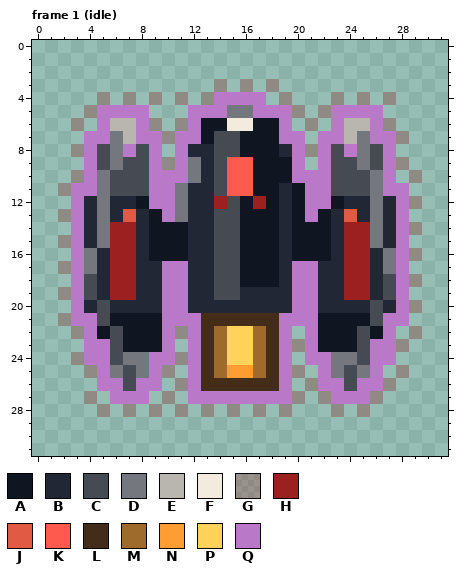
A pixel-art file gets an edit: assets/sources/enemies/razor_wing_drone_elite.ase. Above is the file before it was changed.
32x32 pixels, 11 frames. Shown: frame 1 (idle). The commit also changed other frames, which this record leaves out.
Visible layers, top first: "Elite Pod and Hooks", "Elite Outline", "Explosion", "Amber Engine", "Red Targeting", "Razor Wings", "Hull", "Elite Aura".
Palette (. is transparent): A #101522  B #222735  C #464a52  D #74777d  E #b8b6ae  F #f3ebdd  G #9c202044  H #9c2020  J #e15a43  K #ff5a4d  L #442d18  M #9e6b2d  N #ff9d32  P #ffd35a  Q #b979c8
Pixels before, frame 1 (idle), first column x 2:
 3 ............G.G.G...........
 4 ...G.G.G.G.GQQQQ.G...G.G.G..
 5 ..GQQQQ...QQQDDQQQG.GQQQQ...
 6 .G.QEEQG.GQAAFFAAQ.G.QEEQG..
 7 ..QQDEQQGQQACCAAAQQ.QQEDQQG.
 8 .GQCDQCQ.QBBCCAAABQGQCQDCQ..
 9 ..QCDCCQGQDBCKKAAAQ.QCCDCQG.
10 .GQDCCCQQQDBCKKAAAQQQCCCDQ.G
11 GQQDCCCQQDBBCKKAABAQQCCCDQQ.
12 .QBDBBAQQDBBHCAHABAQQABBDBQG
13 GQBDBJBAQDBBCCAAABAQABJBDBQ.
14 .QBDHHBAAABBCCAAABAAABHHDBQG
15 GQBDHHBAAABBCCAAABAAABHHDBQ.
16 .QDBHHBAAABBCCAAABAAABHHBDQG
17 GQDBHHBBQQBBCCAAABQQBBHHBDQ.
18 .QCBHHBBQQBBCCAAABQQBBHHBCQG
19 GQCBHHBBQQBBCCBBBBQQBBHHBCQ.
20 .QBCBBBBQQBBBBBBBBQQBBBBCBQG
21 GQQCAAAAQQQLLLLLLQQQAAAACQQ.
22 .GQACAAAQGQLMPPMLQ.QAAACAQ.G
23 ..QQCAAAQ.QLMPPMLQGQAAACQQG.
24 .GQQCDDQQGQLMPPMLQ.QQDDCQQ..
25 ..GQDCDQG.QLMNNMLQG.QDCDQ.G.
26 ...QQCQQ.GQLLLLLLQ.GQQCQQG..
27 ..G.QQQ.G.QQQQQQQQG.GQQQG...
28 ...G.G.G.G.G.G.G.G...G.G....
Once edited:
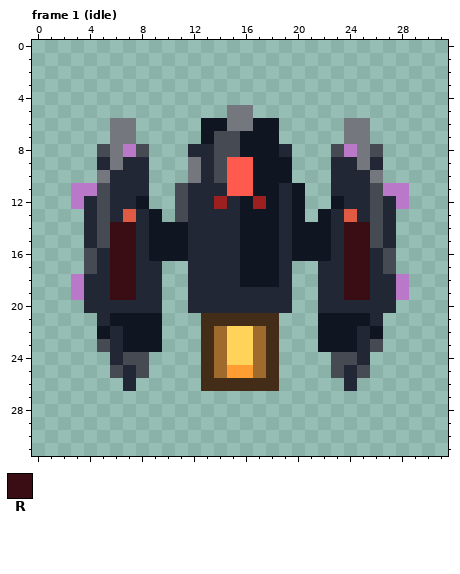
Colours new in this view: R #3a0d14
Changes in this commit:
layer "Elite Aura" now hidden
Changed rows in their new state; - is an unchanged pixel.
Frame 1 (idle):
first column x 2:
 3 ------------.-.-.-----------
 4 ---.-.-.-.-.....-.---.-.-.--
 5 --.....---...--....-.....---
 6 -.-.DD..-..--DD--.-.-.DD..--
 7 --..-D.....------..-..D-...-
 8 -..----.-.--------...----.--
 9 --.B-BB...--------.-.BB-B..-
10 -..-BBB...--------...BBB-.-.
11 .--CBBB..C--B------..BBBC---
12 ---C---..C---B-----..---C--.
13 ..-C----.C--BB-----.----C-.-
14 -.-CRR------BB--------RRC-..
15 ..-CRR------BB--------RRC-.-
16 -.C-RR------BB--------RR-C..
17 ..C-RR--..--BB----..--RR-C.-
18 --B-RR--..--BB----..--RR-B-.
19 .-B-RR--..--BB----..--RR-B--
20 -.-B----..--------..----B-..
21 ...B----...------...----B..-
22 -..-B---...------.-.---B-.-.
23 --.CB---.-.------...---BC..-
24 -...BCC....------.-..CCB..--
25 --..CBC..-.------..-.CBC.-.-
26 ---..B..-..------.-...B...--
27 --.-...-.-.........-.....---
28 ---.-.-.-.-.-.-.-.---.-.----
